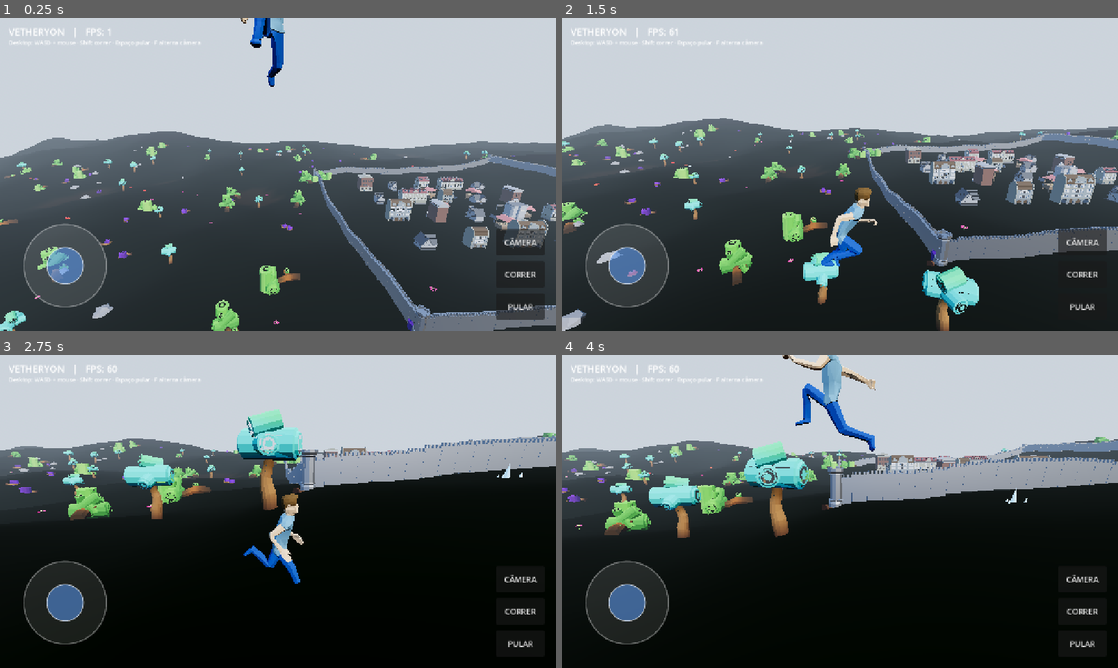
Above: before the commit, frames 1-4 (two rows, left to right).
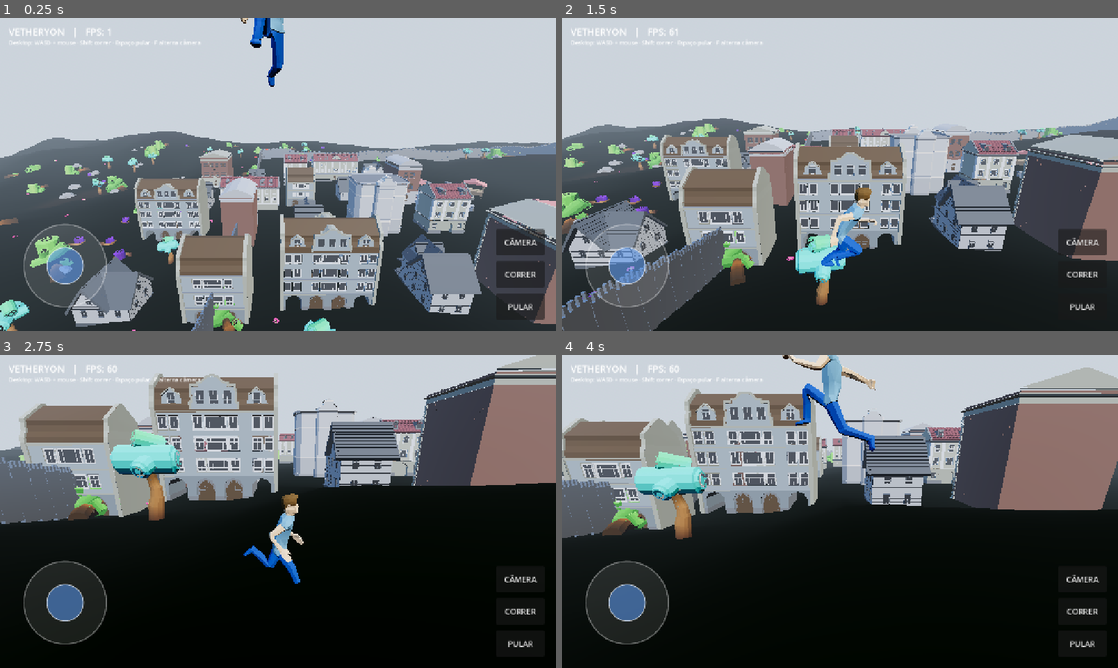
Above: after the commit, the same moments.

Repository: Souzzaaxzy/Vetheryon
Game: Godot game, scene res://src/world/main.tscn
Same seed, same stepped clock (60 frames per second), same inputs: the game is played once before the commit and once after it.
Inputs (mouse positions are in pixels of both pictures, inside the frame that each line leads up to):
- Up to frame 1 (0.25 s): no input
- Up to frame 2 (1.5 s): move the mouse to (962, 158) at 0.52 s; hold D (move_right) 0.53-1.25 s; hold Shift (run) 0.53-1.25 s; click (962, 158) at 0.67 s; tap Space (jump) at 0.77 s; drag from (728, 190) to (812, 237) at 1.27 s
- Up to frame 3 (2.75 s): move the mouse to (333, 442) at 2.02 s; hold D (move_right) from 2.03 s (still down); hold Shift (run) from 2.03 s (still down)
- Up to frame 4 (4 s): release D (move_right) at 2.75 s; release Shift (run) at 2.75 s; drag from (812, 574) to (673, 464) at 2.77 s; move the mouse to (1006, 558) at 3.52 s; hold A (move_left) from 3.53 s (still down); hold Shift (run) from 3.53 s (still down); tap Space (jump) at 3.77 s

The runs differ from the first frame. In frame 1, 32% of the frame differs, in the area x 0-100%, y 39-100%; in frame 2, 36%, in the area x 0-100%, y 31-100%; in frame 3, 29%; in frame 4, 31%.

Commit message:
Edificios em escala realista (porta maior que o personagem)
- Medi a porta do modelo: 0.91 m, ou seja MENOS da metade do personagem (1.85 m)
  -> os predios pareciam casinhas de brinquedo.
- Escala dos edificios: 2.64x -> porta de 2.40 m (1.3x o personagem)
  * casas: 8.4 m | predios: 14.5 m | muralha: 6.0 m | torres: 9.9 m
- Natureza tambem maior (arvores 8.5 m), para manter a coerencia
- Layout redistribuido: espacamento e muralha (half 42 -> 70) maiores
- Plateau do terreno maior (raio 42 -> 62) para caber o vilarejo
- Perf mantida: 168 draw calls, 312k primitivas

Diff:
--- a/src/world/scatter.gd
+++ b/src/world/scatter.gd
@@ -21,7 +21,12 @@
 @export var area_radius: float = 168.0
 @export var center_clear_radius: float = 14.0
 @export var market_count: int = 5
-@export var wall_height_scale: float = 1.9
+## Escala dos edifícios. Medido: a porta do Building4 tem 0,91 m (menos que a
+## metade do personagem, de 1,85 m). 2.64x deixa a porta com ~2,4 m — bem maior
+## que o personagem, dando a sensação de edifício imponente.
+@export var building_scale: float = 2.64
+@export var tower_scale: float = 2.2
+@export var wall_height_scale: float = 3.9
 
 var _terrain: Terrain
 var _rng := RandomNumberGenerator.new()
@@ -162,13 +167,13 @@
 
 
 func _scatter_nature() -> void:
-	_nature_multimesh(_tree, tree_count, 0.9, 1.6, 0.4, 2.6)
-	_nature_multimesh(_tree2, tree_count / 2, 0.9, 1.5, 0.35, 2.2)
-	_nature_multimesh(_bush, bush_count, 0.8, 1.5, 0.5, 0.8)
-	_nature_multimesh(_rock, rock_count, 0.6, 1.6, 0.7, 1.0)
-	_nature_multimesh(_flower, flower_count, 0.9, 1.4, 0.25, 0.4)
-	_nature_multimesh(_mushroom, mushroom_count, 0.9, 1.4, 0.25, 0.4)
-	_nature_multimesh(_crystal, crystal_count, 0.8, 1.4, 0.35, 1.2)
+	_nature_multimesh(_tree, tree_count, 1.3, 2.2, 0.55, 3.8)
+	_nature_multimesh(_tree2, tree_count / 2, 1.3, 2.0, 0.5, 3.2)
+	_nature_multimesh(_bush, bush_count, 1.2, 2.0, 0.6, 1.0)
+	_nature_multimesh(_rock, rock_count, 1.0, 2.4, 0.8, 1.2)
+	_nature_multimesh(_flower, flower_count, 1.2, 1.8, 0.3, 0.5)
+	_nature_multimesh(_mushroom, mushroom_count, 1.2, 1.8, 0.3, 0.5)
+	_nature_multimesh(_crystal, crystal_count, 1.2, 2.0, 0.4, 1.4)
 
 
 # ----------------------------------------------------------------------------
@@ -217,37 +222,37 @@
 	var c := _terrain.village_center
 	print("VILLAGE center=", c)
 
-	_place(_well, Vector3(c.x, _ground(c.x, c.y), c.y), 1.8, 0.0)
+	_place(_well, Vector3(c.x, _ground(c.x, c.y), c.y), 1.8 * building_scale * 0.5, 0.0)
 	for i in range(4):
 		var a := float(i) / 4.0 * TAU
-		var bx := c.x + cos(a) * 8.0
-		var bz := c.y + sin(a) * 8.0
-		_place(_banner, Vector3(bx, _ground(bx, bz), bz), 3.0, a)
+		var bx := c.x + cos(a) * 12.0
+		var bz := c.y + sin(a) * 12.0
+		_place(_banner, Vector3(bx, _ground(bx, bz), bz), 3.0 * building_scale * 0.5, a)
 
 	var placed := 0
-	var spacing := 11.0
+	var spacing := 11.0 * building_scale * 0.6
 	for side in [-1, 1]:
 		for row in range(2):
 			for i in range(5):
-				var x := c.x - 26.0 + i * spacing
-				var z := c.y + float(side) * (6.0 + row * 13.0)
+				var x := c.x - 5.0 * spacing + i * spacing
+				var z := c.y + float(side) * (7.0 + row * 16.0) * building_scale * 0.55
 				var yaw := 0.0 if side < 0 else PI
 				var scn: PackedScene = _houses[placed % _houses.size()] if placed % 3 == 0 else _buildings[placed % _buildings.size()]
-				_place(scn, Vector3(x, _ground(x, z), z), _rng.randf_range(0.95, 1.1), yaw)
+				_place(scn, Vector3(x, _ground(x, z), z), building_scale * _rng.randf_range(0.95, 1.1), yaw)
 				placed += 1
 
 	for i in range(market_count):
 		var a := float(i) / float(market_count) * TAU + 0.4
-		var mx := c.x + cos(a) * 12.0
-		var mz := c.y + sin(a) * 12.0
-		_place(_market, Vector3(mx, _ground(mx, mz), mz), 1.0, atan2(c.x - mx, c.y - mz))
-
-	var half := 42.0
+		var mx := c.x + cos(a) * 16.0
+		var mz := c.y + sin(a) * 16.0
+		_place(_market, Vector3(mx, _ground(mx, mz), mz), building_scale * 0.6, atan2(c.x - mx, c.y - mz))
+
+	var half := 70.0
 	for sx in [-1, 1]:
 		for sz in [-1, 1]:
 			var tx: float = c.x + float(sx) * half
 			var tz: float = c.y + float(sz) * half
-			_place(_towers[0], Vector3(tx, _ground(tx, tz), tz), 2.2, 0.0)
+			_place(_towers[0], Vector3(tx, _ground(tx, tz), tz), tower_scale, 0.0)
 
 	_build_wall(c, half)
 	print("VILLAGE houses=", placed, " markets=", market_count)
--- a/src/world/terrain.gd
+++ b/src/world/terrain.gd
@@ -16,7 +16,7 @@
 @export var seed: int = 20261104
 @export var bedrock_depth: float = 60.0
 @export var village_center: Vector2 = Vector2(60.0, -60.0)
-@export var village_radius: float = 42.0
+@export var village_radius: float = 62.0
 
 var _noise: FastNoiseLite
 
